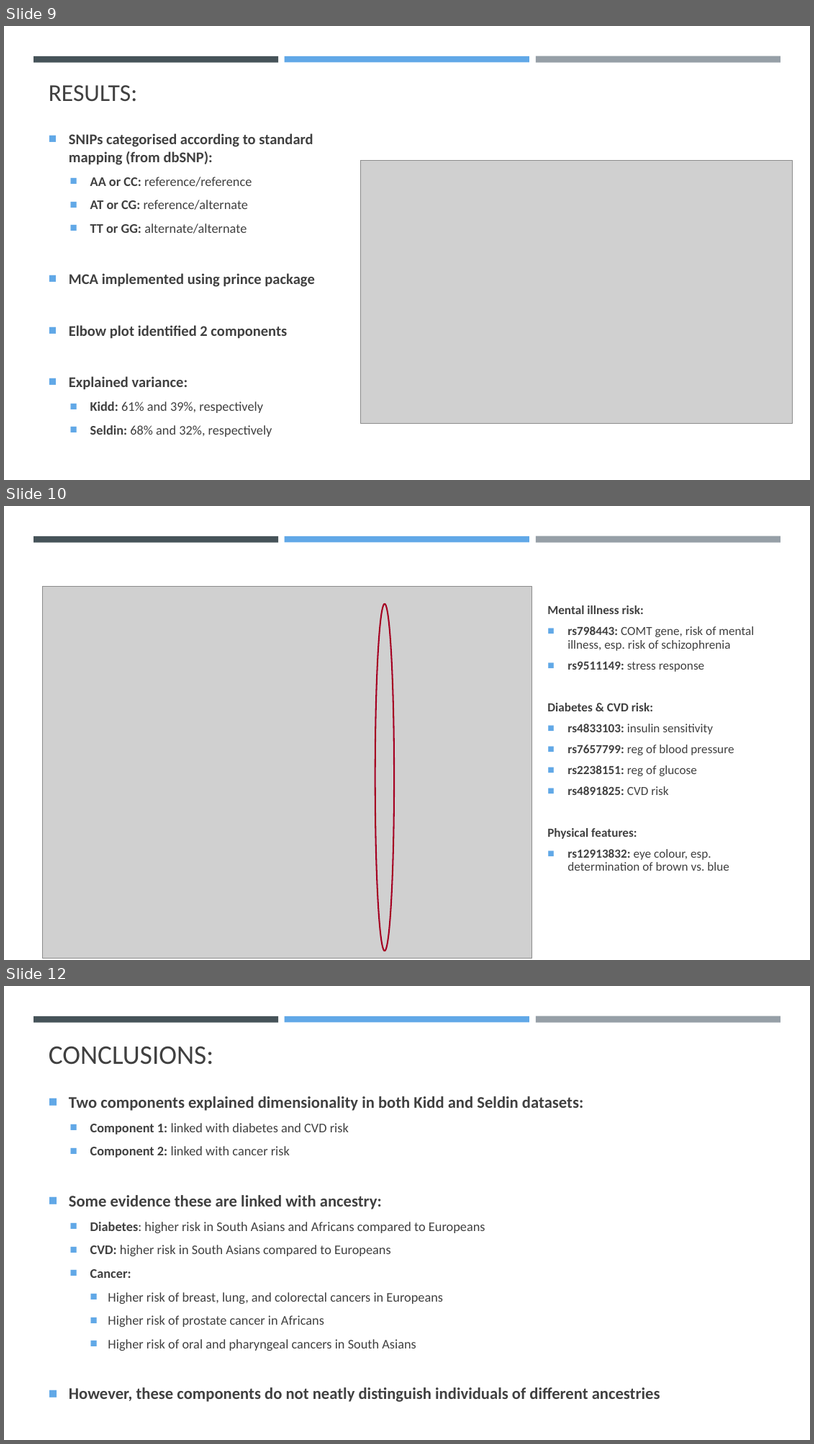
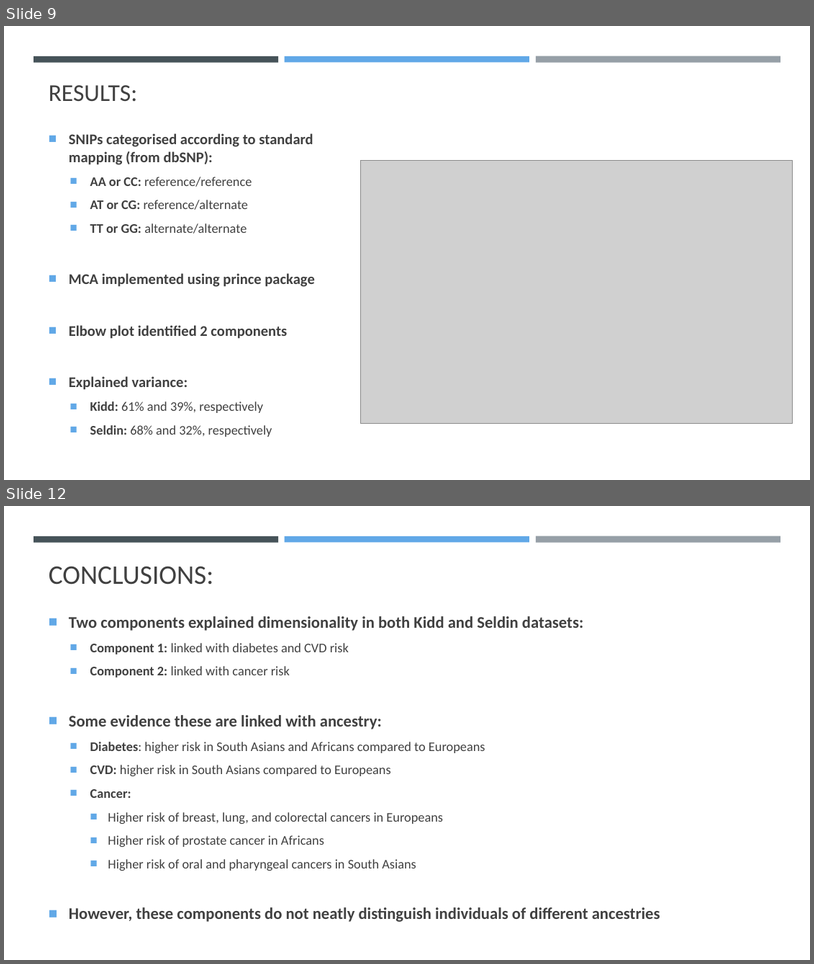
Before and after one commit to K-G-Witt/project4-team1, a slide deck: 1000genomes_Presentation.pptx. Shown one above the other, each under a label of ours: slides 9, 10 and 12 before the commit, slides 9 and 12 after it; the slides between them are not shown. The pictures are 814x1444 and 814x964 pixels, drawn with LibreOffice and Linux fonts; fonts in the diff are those of the drawing; grey boxes stand for pictures. Boxes give left, top, right and bottom in pixels: in the first picture for what was removed or moved away, otherwise in the second. Text is boxed around its words. In the diff, an @@ line names an element or a change of style, - is before the commit and + after.

```diff
--- a/1000genomes_Presentation.pptx
+++ b/1000genomes_Presentation.pptx
@@ slide 10 removed at (4,506,810,960), background #FFFFFF; not listed: 3 template elements that a slide beside it also shows @@
@@ picture removed at (43,586,532,957) @@
@@ ellipse removed at (376,604,394,951) @@
@@ text removed at (548,605,754,870) @@
-Mental illness risk:
-■ rs798443: COMT gene, risk of mental illness, esp. risk of schizophrenia
-■ rs9511149: stress response
-Diabetes & CVD risk:
-■ rs4833103: insulin sensitivity
-■ rs7657799: reg of blood pressure
-■ rs2238151: reg of glucose
-■ rs4891825: CVD risk
-Physical features:
-■ rs12913832: eye colour, esp. determination of brown vs. blue
```
Also in this commit, not shown: 2 slides added, 1 other slide removed.
